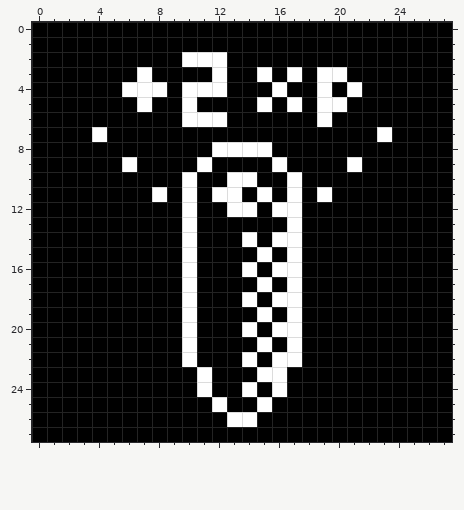
Pixel-art sprite, stored at src/images/event/Card_Whetstone.png. Above, as it was before the edit.
The file is 28x28 pixels.
After the commit:
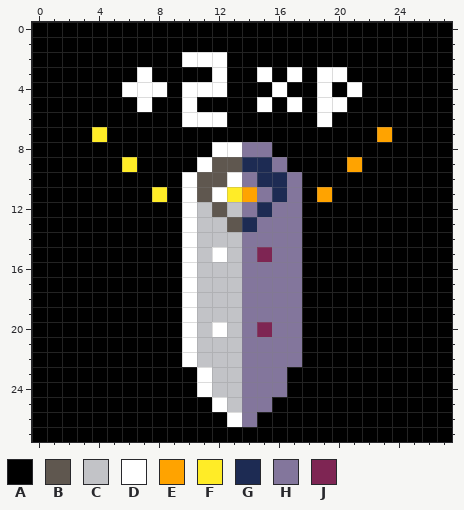
Palette (. is transparent): A #000000  B #5f574f  C #c2c3c7  D #ffffff  E #ffa300  F #ffec27  G #1d2b53  H #83769c  J #7e2553
The exact change:
The edit turns colour A into colour B in row 9 at x 12 to 13; in row 10 at x 11 to 12; in row 11 at x 11; in row 12 at x 12; in row 13 at x 13.
The edit turns colour A into colour C in row 12 at x 11; in row 13 at x 11 to 12; in row 14 at x 11 to 13; in row 15 at x 11 and 13; in rows 16 to 19 at x 11 to 13; in row 20 at x 11 and 13.
The edit turns colour A into colour C in rows 21 to 22 at x 11 to 13; in rows 23 to 24 at x 12 to 13; in row 25 at x 13.
The edit turns colour D into colour C in row 12 at x 13.
The edit turns colour A into colour D in row 15 at x 12; in row 20 at x 12.
The edit turns colour A into colour E in row 11 at x 14.
The edit turns colour D into colour E in row 7 at x 23; in row 9 at x 21; in row 11 at x 19.
The edit turns colour D into colour F in row 7 at x 4; in row 9 at x 6; in row 11 at x 8 and 13.
The edit turns colour A into colour G in row 9 at x 14 to 15; in row 10 at x 15 to 16; in row 11 at x 16; in row 12 at x 15; in row 13 at x 14.
The edit turns colour A into colour H in row 13 at x 15 to 16; in row 14 at x 15; in row 15 at x 14 and 16; in row 16 at x 15; in row 17 at x 14 and 16; in row 18 at x 15.
The edit turns colour A into colour H in row 19 at x 14 and 16; in row 21 at x 14 and 16; in row 22 at x 15; in row 23 at x 14; in row 24 at x 15; in row 25 at x 14.
The edit turns colour D into colour H in row 8 at x 14 to 15; in row 9 at x 16; in row 10 at x 14 and 17; in row 11 at x 15 and 17; in row 12 at x 14 and 16 to 17; in row 13 at x 17.
The edit turns colour D into colour H in row 14 at x 14 and 16 to 17; in row 15 at x 17; in row 16 at x 14 and 16 to 17; in row 17 at x 15 and 17; in row 18 at x 14 and 16 to 17; in row 19 at x 15 and 17.
The edit turns colour D into colour H in row 20 at x 14 and 16 to 17; in row 21 at x 15 and 17; in row 22 at x 14 and 16 to 17; in row 23 at x 15 to 16; in row 24 at x 14 and 16; in row 25 at x 15.
The edit turns colour D into colour H in row 26 at x 14.
The edit turns colour A into colour J in row 20 at x 15.
The edit turns colour D into colour J in row 15 at x 15.
Pixel boxes of the changes (left, top, right, bottom) in both pictures:
changed: (92, 127, 392, 427)
